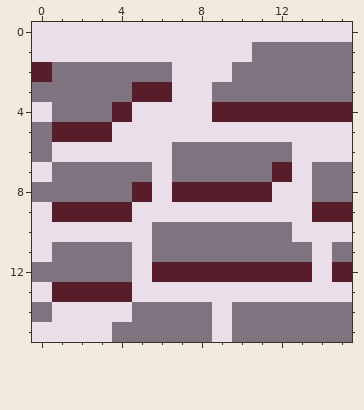
Edited in one commit: pixel-art sprite (images/piso ci3.png). The first picture shows the starting point.
The file is 16x16 pixels.
After the commit:
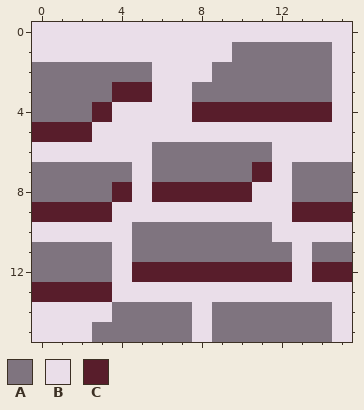
Palette (. is transparent): A #7f747f  B #eadee9  C #581d2b
Changes in this commit:
@@ x 0..15 @@
  0 BBBBBBBBBBBBBBBB
- 1 BBBBBBBBBBBAAAAA
- 2 CAAAAAABBBAAAAAA
- 3 AAAAACCBBAAAAAAA
- 4 BAAACBBBBCCCCCCC
- 5 ACCCBBBBBBBBBBBB
- 6 ABBBBBBAAAAAABBB
- 7 BAAAAABAAAAACBAA
- 8 AAAAACBCCCCCBBAA
- 9 BCCCCBBBBBBBBBCC
-10 BBBBBBAAAAAAABBB
-11 BAAAABAAAAAAAABA
-12 AAAAABCCCCCCCCBC
-13 BCCCCBBBBBBBBBBB
-14 ABBBBAAAABAAAAAA
-15 BBBBAAAAABAAAAAA
+ 1 BBBBBBBBBBAAAAAB
+ 2 AAAAAABBBAAAAAAB
+ 3 AAAACCBBAAAAAAAB
+ 4 AAACBBBBCCCCCCCB
+ 5 CCCBBBBBBBBBBBBB
+ 6 BBBBBBAAAAAABBBB
+ 7 AAAAABAAAAACBAAA
+ 8 AAAACBCCCCCBBAAA
+ 9 CCCCBBBBBBBBBCCC
+10 BBBBBAAAAAAABBBB
+11 AAAABAAAAAAAABAA
+12 AAAABCCCCCCCCBCC
+13 CCCCBBBBBBBBBBBB
+14 BBBBAAAABAAAAAAB
+15 BBBAAAAABAAAAAAB
Boxes around the changes in both pictures, in picture pixels (x1, y1, x2, y2):
changed: (32, 42, 352, 342)
